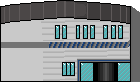
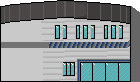
Before/after of a w=140, h=82 layered artwork. What changed in the layer stack:
renamed "Lab" to "lab_exterior.png", showed it, painted on it over [62, 25, 119, 81]
removed group "OpeningDoors" (4 layers) over [62, 25, 119, 81]
removed layer "Final open" from group "OpeningDoors" over [62, 25, 119, 81]
